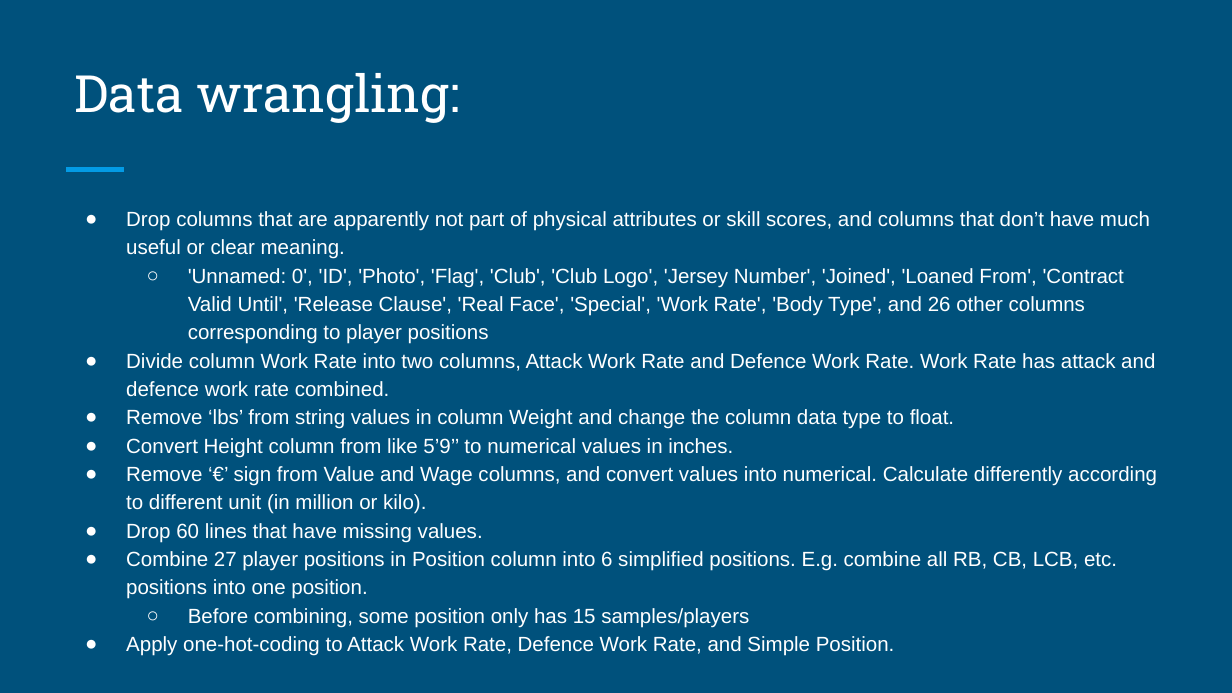
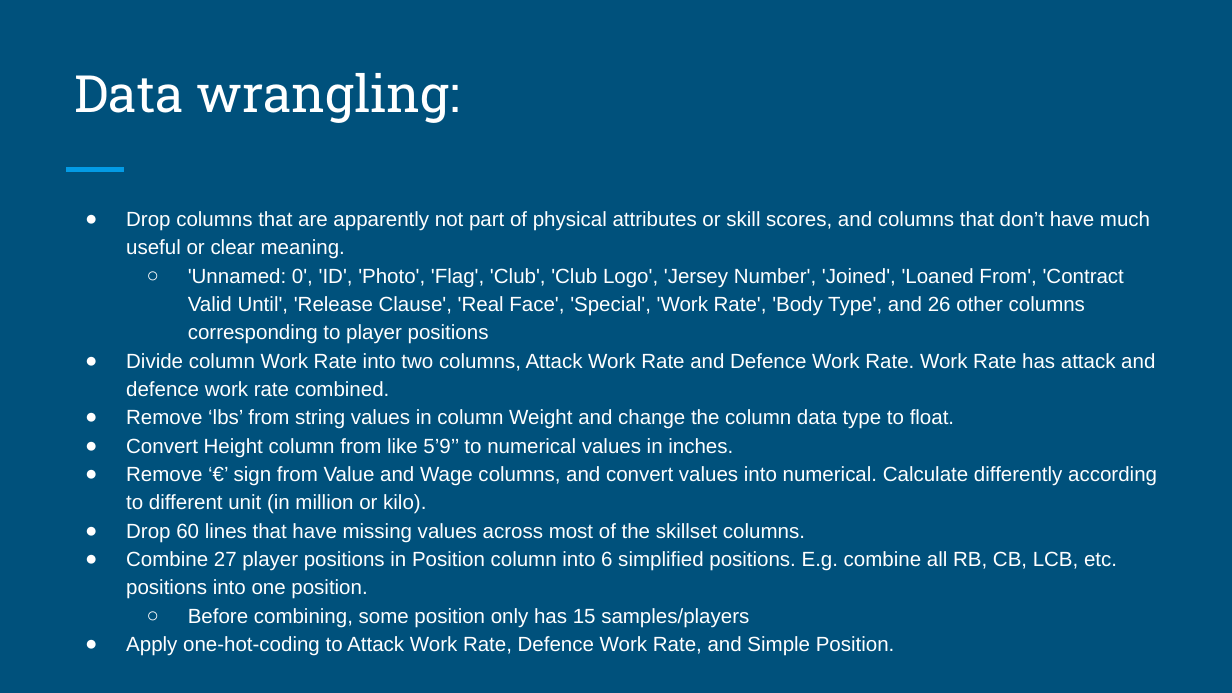
Before and after one commit to ojinhxd/Git-learning, a slide deck: slide 4 of Capstone_1/Ou_Jin_Capstone_1_Project_Report.pptx. Drawn at 1232x693 pixels with LibreOffice and Linux fonts; fonts in the diff are those of the drawing. Boxes give left, top, right and bottom in pixels: in the first picture for what was removed or moved away, otherwise in the second. Text is boxed around its words. In the diff, an @@ line names an element or a change of style, - is before the commit and + after.

```diff
--- a/Capstone_1/Ou_Jin_Capstone_1_Project_Report.pptx
+++ b/Capstone_1/Ou_Jin_Capstone_1_Project_Report.pptx
@@ text at <box>126,523,805,543</box>: text changed @@
-● Drop 60 lines that have missing values.
+● Drop 60 lines that have missing values across most of the skillset columns.
```
Also in this commit, not shown: 1 other slide changed.
